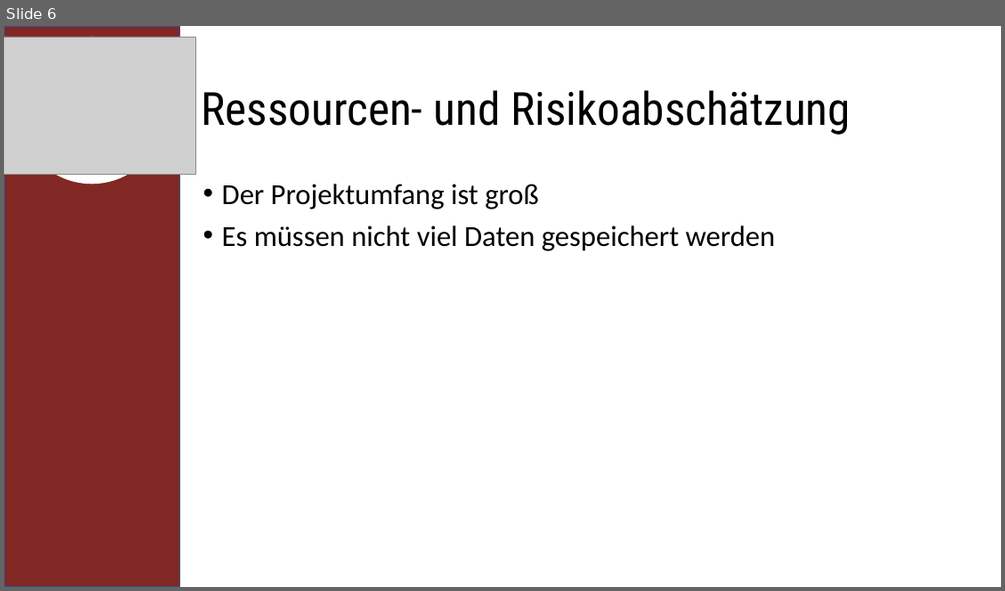
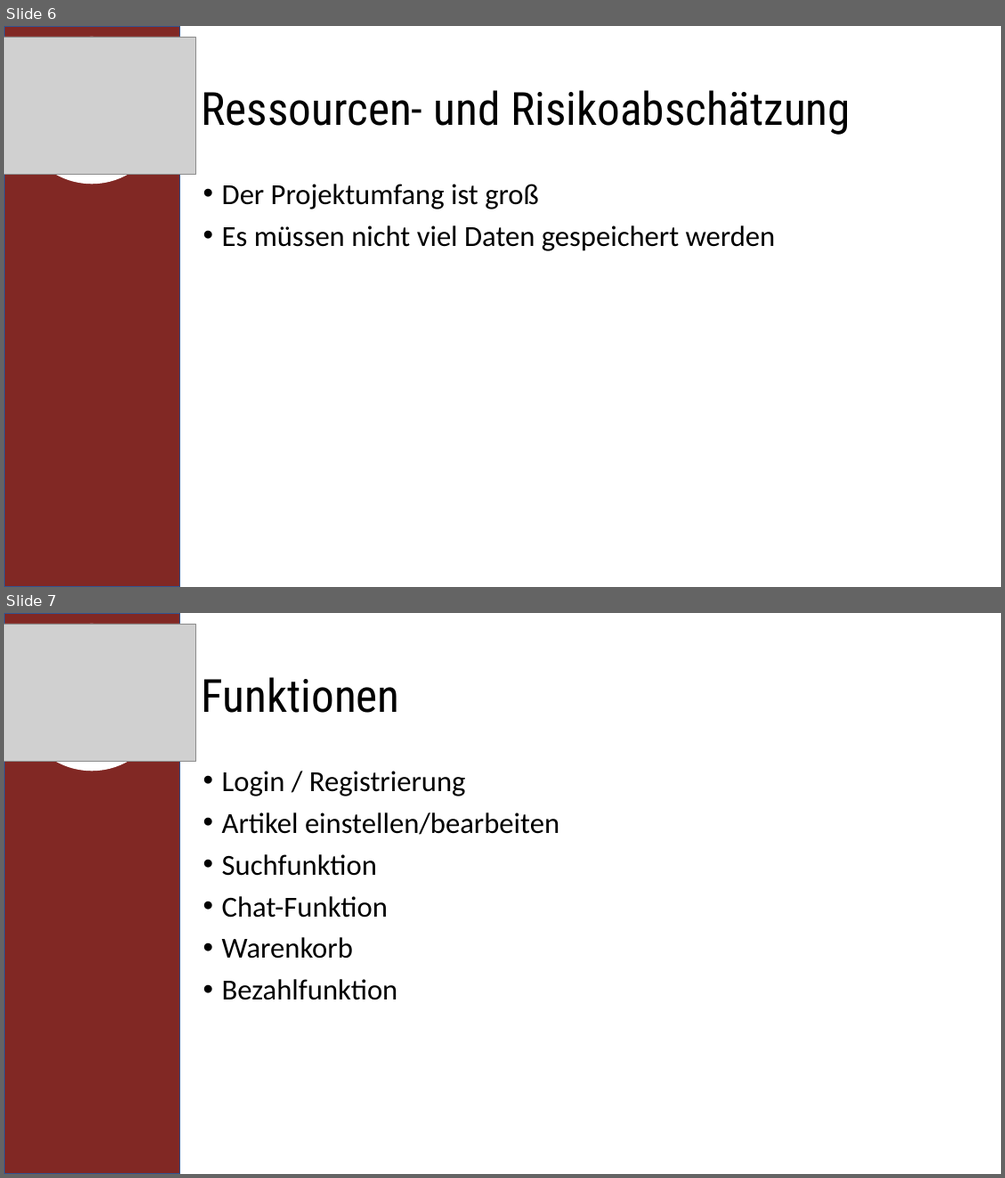
Before and after one commit to Kamillendampf/2ndBook, a slide deck: 2nd Book.pptx. Shown one above the other, each under a label of ours: slide 6 before the commit, slides 6 and 7 after it. The pictures are 1005x591 and 1005x1178 pixels, drawn with LibreOffice and Linux fonts; fonts in the diff are those of the drawing; grey boxes stand for pictures. Boxes give left, top, right and bottom in pixels: in the first picture for what was removed or moved away, otherwise in the second. Text is boxed around its words. In the diff, an @@ line names an element or a change of style, - is before the commit and + after.

```diff
--- a/2nd Book.pptx
+++ b/2nd Book.pptx
@@ slide 7 added at (4, 613, 1001, 1174), background #FFFFFF @@
@@ rectangle added at (4, 613, 179, 1174), fill #812824, outline #325491 1 pt @@
@@ picture added at (4, 624, 195, 761) @@
@@ ellipse added at (18, 624, 165, 771), fill #FFFFFF @@
@@ title added at (202, 677, 400, 713), 44 pt, text #000000 @@
+Funktionen
@@ text added at (222, 771, 559, 1000), 28 pt, text #000000 @@
+• Login / Registrierung
+• Artikel einstellen/bearbeiten
+• Suchfunktion
+• Chat-Funktion
+• Warenkorb
+• Bezahlfunktion
```
Also in this commit, not shown: 1 slide changed, 4 other slides added, 1 other file.
